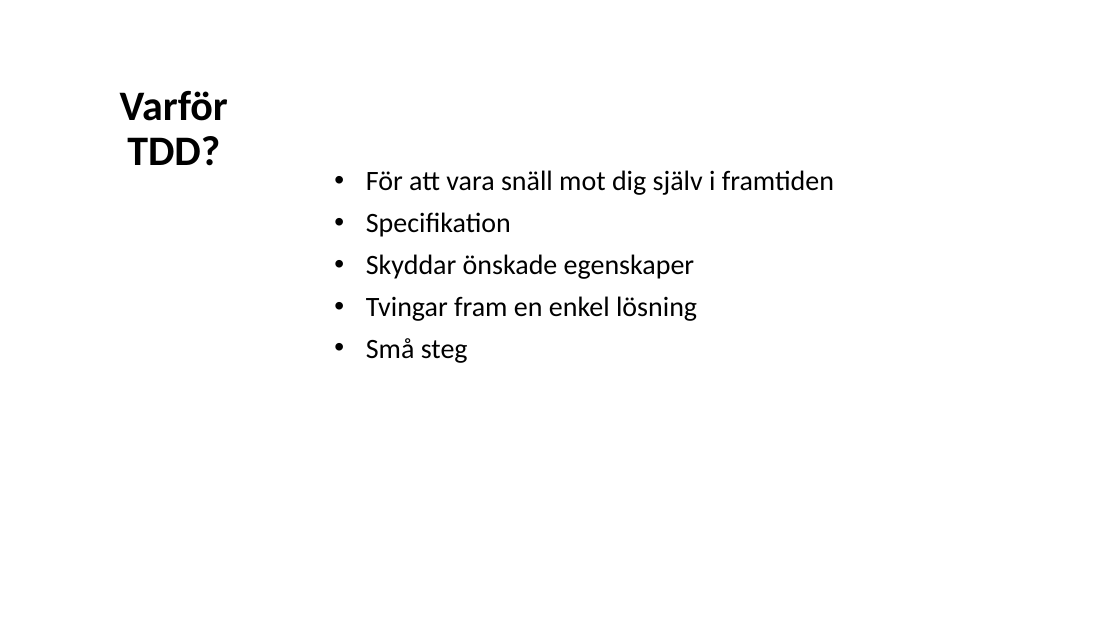
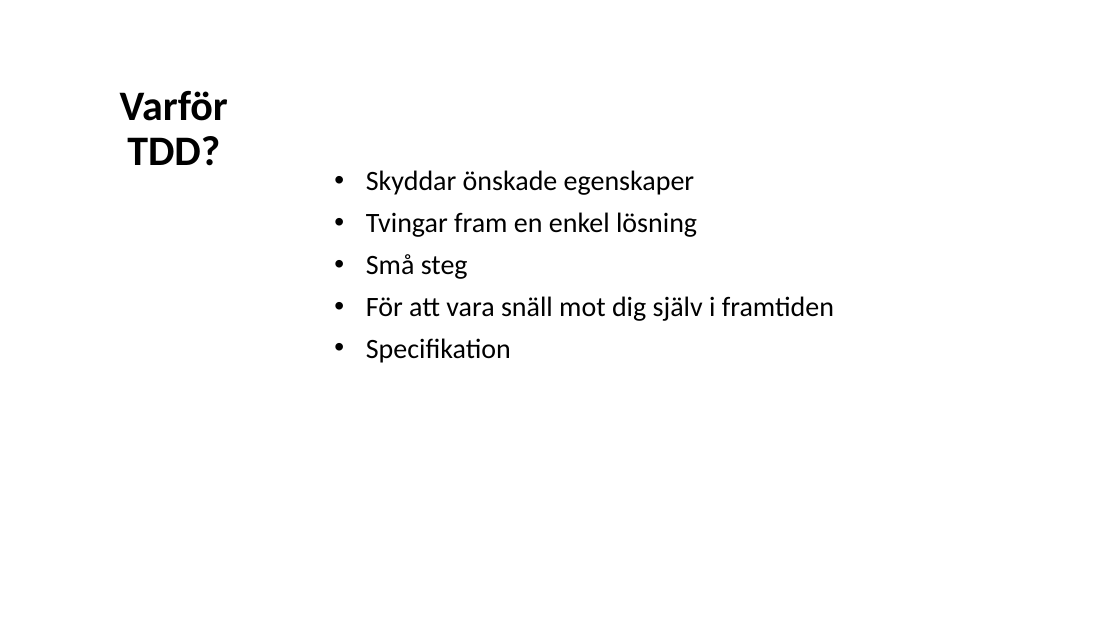
Before and after one commit to Omegapoint/tdd-lab, a slide deck: slide 4 of TDD-Presentation.pptx (slide 3 before the commit). Drawn at 1120x630 pixels with LibreOffice and Linux fonts; fonts in the diff are those of the drawing. Boxes give left, top, right and bottom in pixels: in the first picture for what was removed or moved away, otherwise in the second. Text is boxed around its words. In the diff, an @@ line names an element or a change of style, - is before the commit and + after.

```diff
--- a/TDD-Presentation.pptx
+++ b/TDD-Presentation.pptx
@@ subtitle at box(366, 170, 834, 237): paragraphs removed @@
-• För att vara snäll mot dig själv i framtiden
-• Specifikation
@@ subtitle at box(366, 296, 834, 363): paragraphs added @@
+• För att vara snäll mot dig själv i framtiden
+• Specifikation
```
Also in this commit, not shown: 1 other slide changed, 1 slide added, 1 slide removed.
